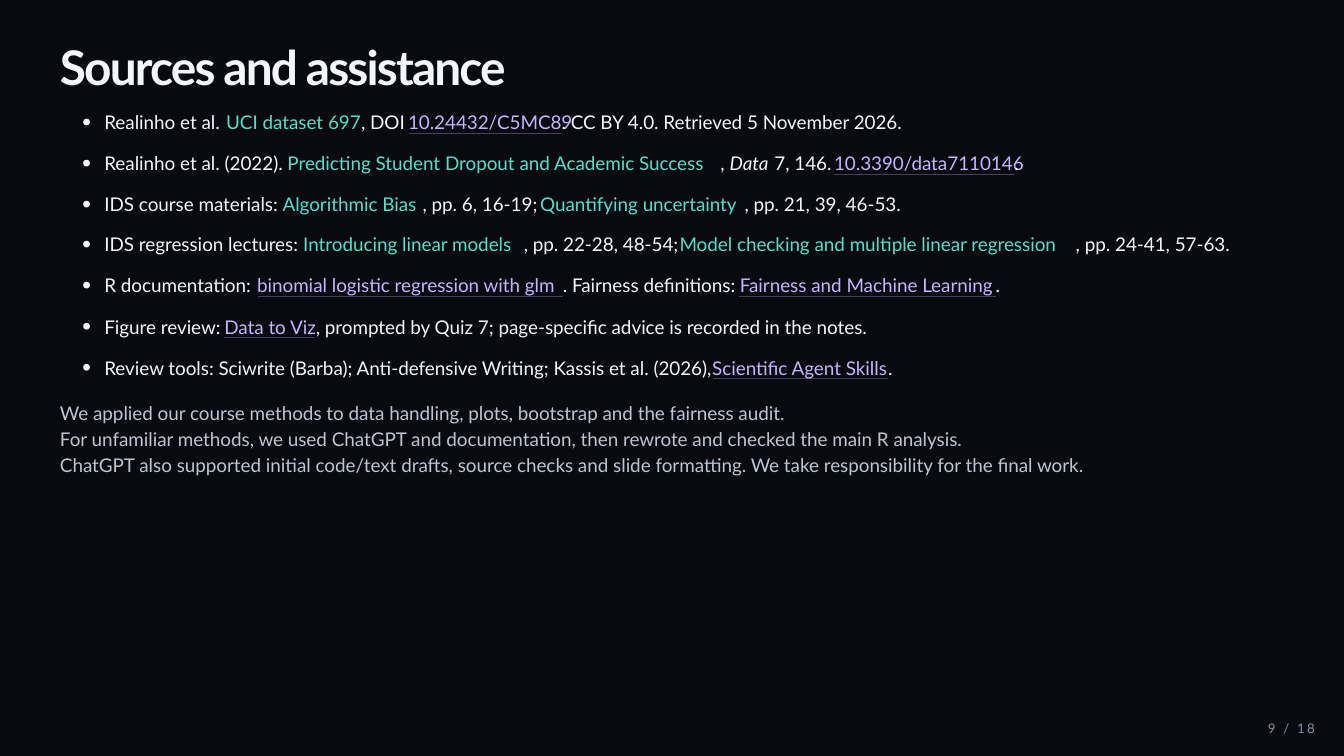
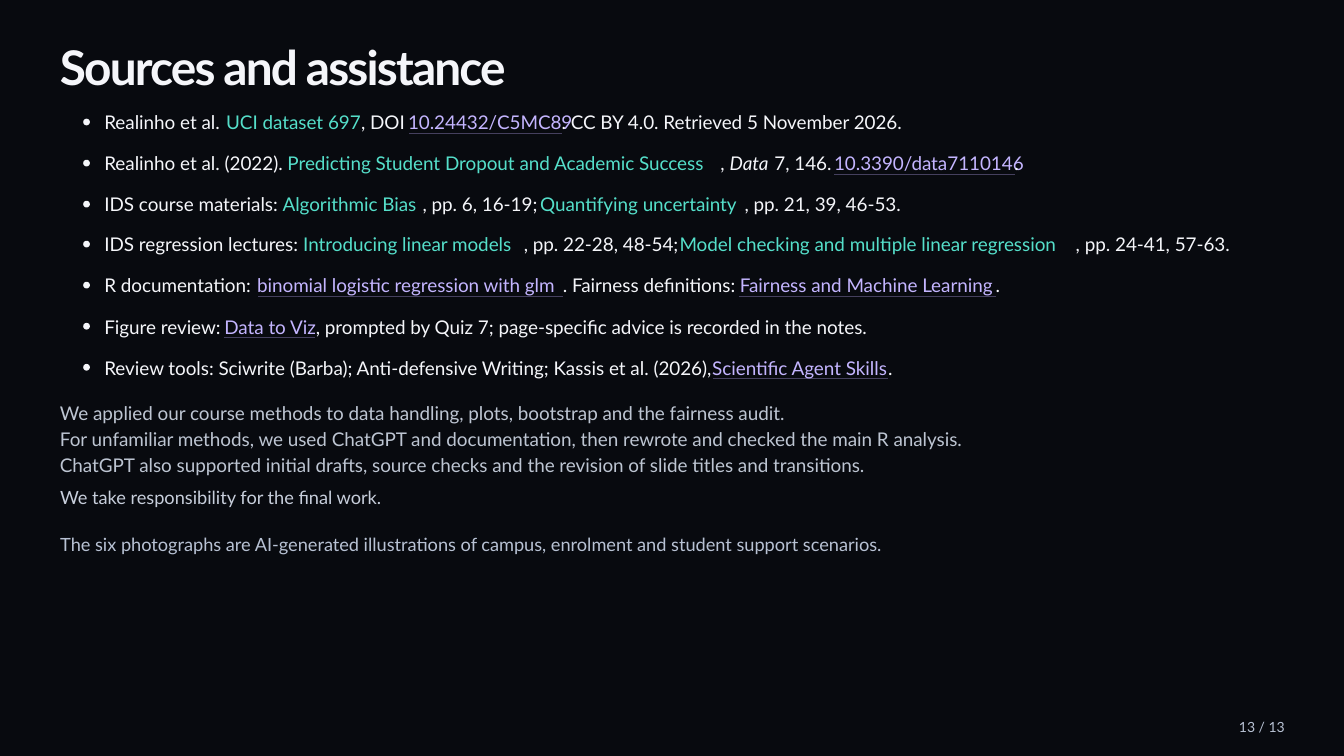
Before and after one commit to Tigershengsheng/ids-project, a slide deck: slide 13 of output/powerpoint/Student_Dropout_Presentation.pptx (slide 9 before the commit). Drawn at 1344x756 pixels with LibreOffice and Linux fonts; fonts in the diff are those of the drawing. Boxes give left, top, right and bottom in pixels: in the first picture for what was removed or moved away, otherwise in the second. Text is boxed around its words. In the diff, an @@ line names an element or a change of style, - is before the commit and + after.

```diff
--- a/output/powerpoint/Student_Dropout_Presentation.pptx
+++ b/output/powerpoint/Student_Dropout_Presentation.pptx
@@ text at [60, 458, 864, 476]: text changed @@
-ChatGPT also supported initial code/text drafts, source checks and slide formatting. We take responsibility for the final work.
+ChatGPT also supported initial drafts, source checks and the revision of slide titles and transitions.
@@ text added at [60, 490, 382, 507], 13 pt, text #C7CEDB @@
+We take responsibility for the final work.
@@ text added at [60, 537, 882, 555], 13 pt, text #B8C2D4 @@
+The six photographs are AI-generated illustrations of campus, enrolment and student support scenarios.
@@ text added at [1239, 722, 1285, 732], 10 pt, text #B8C2D4 @@
+13 / 13
@@ text removed at [1268, 723, 1315, 733] @@
-9 / 18
```
Also in this commit, not shown: 6 other slides changed, 6 slides added, 11 slides removed, 30 other files.
